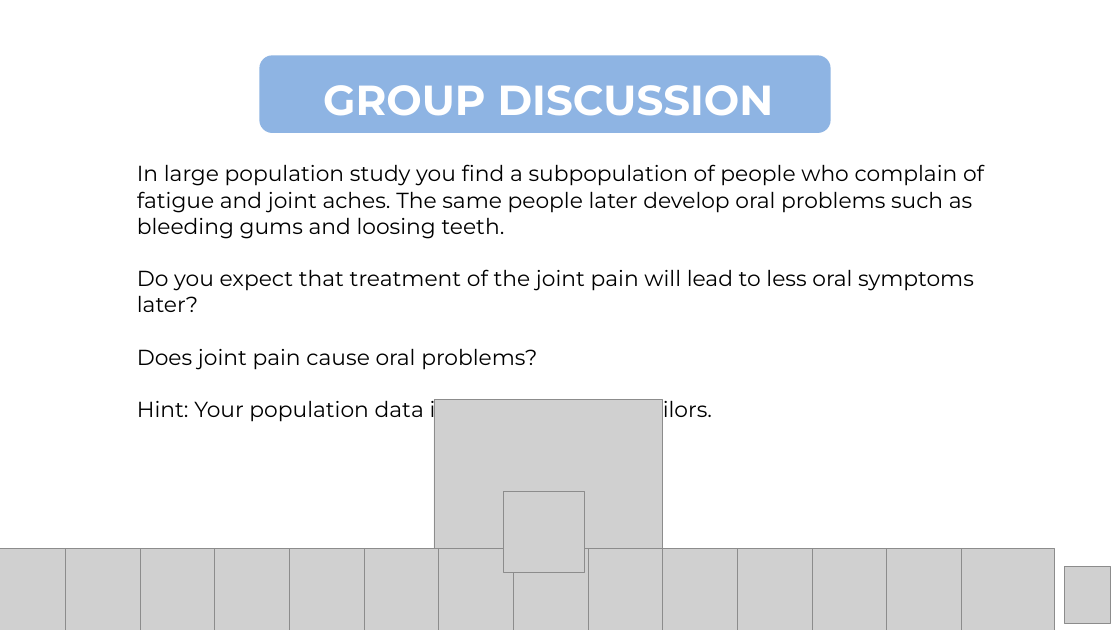
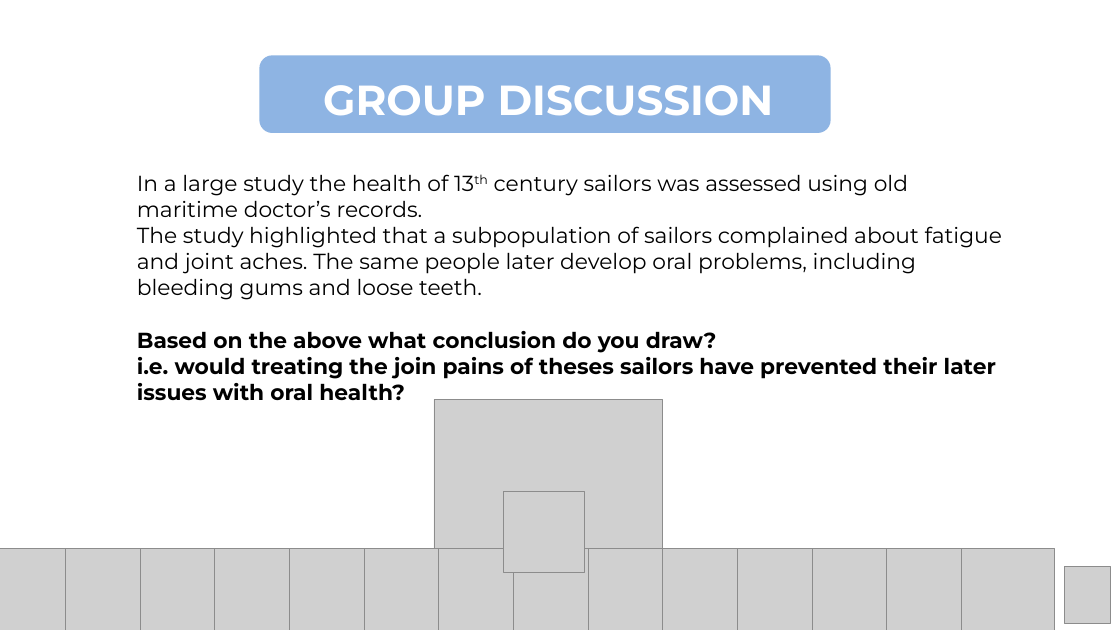
Before and after one commit to Center-for-Health-Data-Science/Foundations-of-Health-Data-Science, a slide deck: slide 18 of Slides/FHDS_Model_Evaluation_Part4.pptx (slide 17 before the commit). Drawn at 1120x630 pixels with LibreOffice and Linux fonts; fonts in the diff are those of the drawing; grey boxes stand for pictures. Boxes give left, top, right and bottom in pixels: in the first picture for what was removed or moved away, otherwise in the second. Text is boxed around its words. In the diff, an @@ line names an element or a change of style, - is before the commit and + after.

```diff
--- a/Slides/FHDS_Model_Evaluation_Part4.pptx
+++ b/Slides/FHDS_Model_Evaluation_Part4.pptx
@@ text at [137,174,1002,400]: text changed @@
-In large population study you find a subpopulation of people who complain of fatigue and joint aches. The same people later develop oral problems such as bleeding gums and loosing teeth.
-Do you expect that treatment of the joint pain will lead to less oral symptoms later?
-Does joint pain cause oral problems?
-Hint: Your population data is from 13th century sailors.
+In a large study the health of 13th century sailors was assessed using old maritime doctor’s records.
+The study highlighted that a subpopulation of sailors complained about fatigue and joint aches. The same people later develop oral problems, including bleeding gums and loose teeth.
+Based on the above what conclusion do you draw?
+i.e. would treating the join pains of theses sailors have prevented their later issues with oral health?
```
Also in this commit, not shown: 14 other slides changed, 3 slides added, 1 slide removed.
